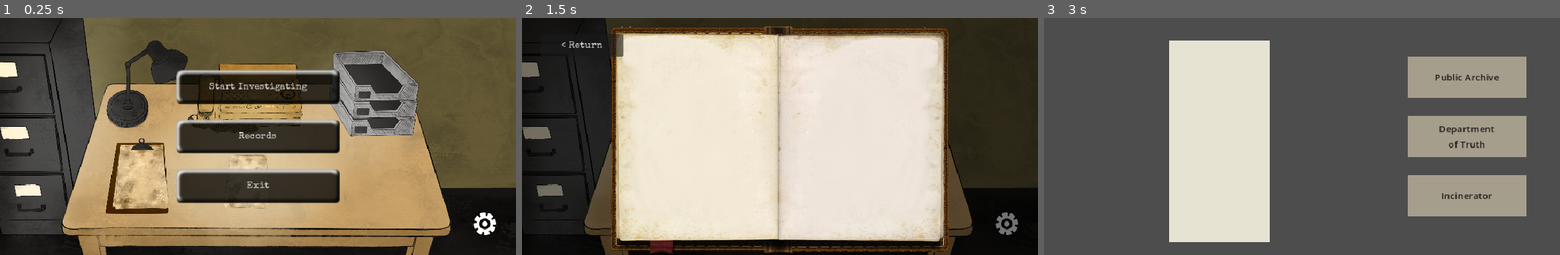
Above: before the commit, frames 1-3 (left to right).
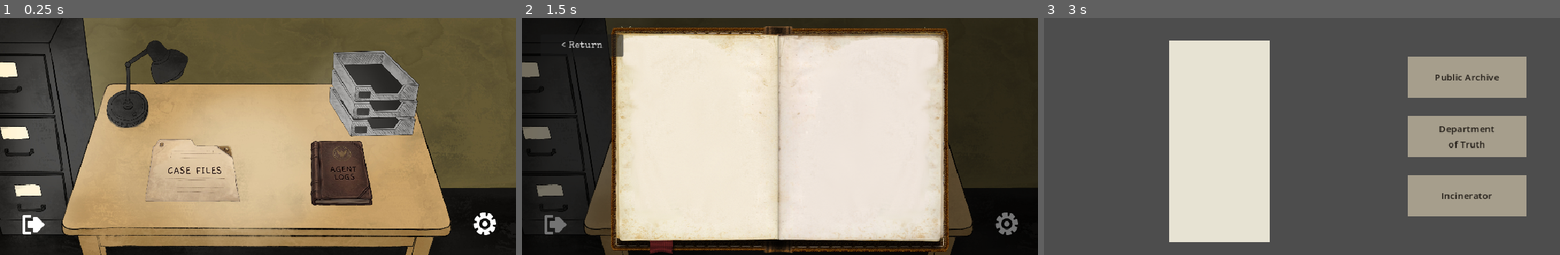
Above: after the commit, the same moments.

Repository: NathanaelWilson/archivist
Game: Godot game, scene res://Scenes/main_menu.tscn
The game is run twice, just before and just after one commit, with the same random seed, the same clock (stepped at 60 frames per second) and the same inputs. The engine's default icon, where the game draws it, is replaced by a stand-in: a white triangle on a blue panel in a dark square.
Inputs (mouse positions are in pixels of both pictures, inside the frame that each line leads up to; where the layout moved, square brackets give the same spot in the first picture):
- Up to frame 1 (0.25 s): no input
- Up to frame 2 (1.5 s): click (862, 164) [780, 136] at 0.5 s; click (1007, 224) at 1.25 s
- Up to frame 3 (3 s): click "< Return" at 2 s; click (1234, 164) [1302, 86] at 2.75 s

The runs differ from the first frame. In frame 1, 19% of the frame differs, in the area x 4-73%, y 19-92%; in frame 2, 0.2%; in frame 3, nothing differs.

Commit message:
GUI: edited main menu display to use object illustrations as buttons

Diff:
--- a/Assets/GUI/Buttons/button_atlas_normal.tres
+++ /dev/null
@@ -1,7 +0,0 @@
-[gd_resource type="AtlasTexture" load_steps=2 format=3]
-
-[ext_resource type="Texture2D" path="res://Assets/GUI/Buttons/buttons.png" id="1"]
-
-[resource]
-atlas = ExtResource("1")
-region = Rect2(0, 0, 256, 64)
--- a/Assets/GUI/Buttons/button_atlas_pressed.tres
+++ /dev/null
@@ -1,7 +0,0 @@
-[gd_resource type="AtlasTexture" load_steps=2 format=3]
-
-[ext_resource type="Texture2D" path="res://Assets/GUI/Buttons/buttons.png" id="1"]
-
-[resource]
-atlas = ExtResource("1")
-region = Rect2(0, 64, 256, 64)
--- a/Assets/GUI/Buttons/button_style_normal.tres
+++ /dev/null
@@ -1,10 +0,0 @@
-[gd_resource type="StyleBoxTexture" load_steps=2 format=3]
-
-[ext_resource type="Texture2D" path="res://Assets/GUI/Buttons/button_atlas_normal.tres" id="1"]
-
-[resource]
-texture = ExtResource("1")
-texture_margin_left = 12.0
-texture_margin_top = 12.0
-texture_margin_right = 12.0
-texture_margin_bottom = 12.0
--- a/Assets/GUI/Buttons/button_style_pressed.tres
+++ /dev/null
@@ -1,10 +0,0 @@
-[gd_resource type="StyleBoxTexture" load_steps=2 format=3]
-
-[ext_resource type="Texture2D" path="res://Assets/GUI/Buttons/button_atlas_pressed.tres" id="1"]
-
-[resource]
-texture = ExtResource("1")
-texture_margin_left = 12.0
-texture_margin_top = 12.0
-texture_margin_right = 12.0
-texture_margin_bottom = 12.0
--- a/Assets/GUI/Buttons/hover_outline_style.tres
+++ /dev/null
@@ -1,14 +0,0 @@
-[gd_resource type="StyleBoxFlat" format=3]
-
-[resource]
-bg_color = Color(0, 0, 0, 0)
-border_width_left = 3
-border_width_top = 3
-border_width_right = 3
-border_width_bottom = 3
-border_color = Color(0.960784, 0.752941, 0, 1)
-corner_radius_top_left = 14
-corner_radius_top_right = 14
-corner_radius_bottom_right = 14
-corner_radius_bottom_left = 14
-anti_aliasing = true
--- a/Scenes/main_menu.gd
+++ b/Scenes/main_menu.gd
@@ -2,9 +2,12 @@
 
 const GAME_SCENE_PATH := "res://Root/main.tscn"
 
-@onready var start_button: Button = $CenterContainer/VBoxContainer/StartButton
-@onready var exit_button: Button = $CenterContainer/VBoxContainer/ExitButton
-@onready var records_button: Button = $CenterContainer/VBoxContainer/RecordsButton
+@onready var start_button: TextureButton = $CenterContainer/MarginTop/ButtonRow/StartButton
+@onready var start_outline: InteractableOutline = $CenterContainer/MarginTop/ButtonRow/StartButton/InteractableOutline
+@onready var records_button: TextureButton = $CenterContainer/MarginTop/ButtonRow/RecordsButton
+@onready var records_outline: InteractableOutline = $CenterContainer/MarginTop/ButtonRow/RecordsButton/InteractableOutline
+@onready var exit_button: TextureButton = $ExitButton
+@onready var exit_outline: InteractableOutline = $ExitButton/InteractableOutline
 @onready var settings_button: TextureButton = $SettingsButton
 @onready var settings_outline: InteractableOutline = $SettingsButton/InteractableOutline
 
@@ -25,19 +28,18 @@
 	records_close_button.pressed.connect(_on_records_close_pressed)
 	journal_close_button.pressed.connect(_on_journal_close_pressed)
 
-	_setup_hover_outline(start_button, start_button.get_node("HoverOutline"))
-	_setup_hover_outline(exit_button, exit_button.get_node("HoverOutline"))
-	_setup_hover_outline(records_button, records_button.get_node("HoverOutline"))
-
-	# the gear's icon has a real silhouette (teeth, center hole), so it uses
-	# the alpha-based outline shader instead of a bounding-box panel
-	settings_button.mouse_entered.connect(func(): settings_outline.show_outline(true))
-	settings_button.mouse_exited.connect(func(): settings_outline.show_outline(false))
+	# all four buttons are illustrations with real silhouettes now, so they
+	# all share the same alpha-based outline shader via InteractableOutline
+	# (Start/Records use a white outline_color, Exit/Settings use the default gold)
+	_wire_outline(start_button, start_outline)
+	_wire_outline(records_button, records_outline)
+	_wire_outline(exit_button, exit_outline)
+	_wire_outline(settings_button, settings_outline)
 
 
-func _setup_hover_outline(control: Control, outline: Control) -> void:
-	control.mouse_entered.connect(func(): outline.visible = true)
-	control.mouse_exited.connect(func(): outline.visible = false)
+func _wire_outline(control: Control, outline: InteractableOutline) -> void:
+	control.mouse_entered.connect(func(): outline.show_outline(true))
+	control.mouse_exited.connect(func(): outline.show_outline(false))
 
 
 func _on_start_pressed() -> void:
--- a/Scenes/main_menu.tscn
+++ b/Scenes/main_menu.tscn
@@ -1,18 +1,18 @@
-[gd_scene format=3]
+[gd_scene format=3 uid="uid://dsdeqwfvpkl36"]
 
 [ext_resource type="Script" uid="uid://cpx3fbcj52r6k" path="res://Scenes/main_menu.gd" id="1"]
-[ext_resource type="Texture2D" path="res://Assets/Images/Background/menu-bg.png" id="2"]
 [ext_resource type="Texture2D" uid="uid://cenp6uxk5h1im" path="res://Assets/GUI/gear.png" id="3"]
-[ext_resource type="StyleBox" path="res://Assets/GUI/Buttons/button_style_normal.tres" id="4"]
-[ext_resource type="StyleBox" path="res://Assets/GUI/Buttons/button_style_pressed.tres" id="5"]
-[ext_resource type="Texture2D" path="res://Assets/GUI/Records/page_flip_01.png" id="6"]
-[ext_resource type="Texture2D" path="res://Assets/GUI/Screens/window_journal.png" id="7"]
-[ext_resource type="AudioStream" path="res://Assets/SFX/FlippingPages.ogg" id="8"]
-[ext_resource type="StyleBox" path="res://Assets/GUI/Buttons/hover_outline_style.tres" id="9"]
-[ext_resource type="Script" path="res://Scenes/interactable_outline.gd" id="11"]
+[ext_resource type="Texture2D" uid="uid://cdjr1k85r1rhl" path="res://Assets/Images/Background/menu-bg.jpg" id="3_vr1f0"]
+[ext_resource type="Texture2D" uid="uid://c0ddksrq45h0n" path="res://Assets/GUI/Records/page_flip_01.png" id="6"]
+[ext_resource type="Texture2D" uid="uid://vlfdk4m42kgf" path="res://Assets/GUI/Screens/window_journal.png" id="7"]
+[ext_resource type="AudioStream" uid="uid://boi0x8i5j85to" path="res://Assets/SFX/FlippingPages.ogg" id="8"]
+[ext_resource type="Script" uid="uid://dvc136ufgma6s" path="res://Scenes/interactable_outline.gd" id="11"]
 [ext_resource type="Theme" path="res://Assets/Fonts/main_menu_theme.tres" id="12"]
+[ext_resource type="Texture2D" uid="uid://cvsc4a3k1fdu0" path="res://Assets/GUI/Buttons/Case_Profile.png" id="13"]
+[ext_resource type="Texture2D" uid="uid://cjb8n4rpqojiv" path="res://Assets/GUI/Buttons/Record_of_Outcomes.png" id="14"]
+[ext_resource type="Texture2D" uid="uid://dn1w7ipuwfkya" path="res://Assets/GUI/exitRight.png" id="15"]
 
-[node name="MainMenu" type="Control"]
+[node name="MainMenu" type="Control" unique_id=381150012]
 layout_mode = 3
 anchors_preset = 15
 anchor_right = 1.0
@@ -22,18 +22,18 @@
 theme = ExtResource("12")
 script = ExtResource("1")
 
-[node name="Background" type="TextureRect" parent="."]
+[node name="Background" type="TextureRect" parent="." unique_id=1559364190]
 layout_mode = 1
 anchors_preset = 15
 anchor_right = 1.0
 anchor_bottom = 1.0
 grow_horizontal = 2
 grow_vertical = 2
-texture = ExtResource("2")
+texture = ExtResource("3_vr1f0")
 expand_mode = 1
 stretch_mode = 6
 
-[node name="CenterContainer" type="CenterContainer" parent="."]
+[node name="CenterContainer" type="CenterContainer" parent="." unique_id=463810770]
 layout_mode = 1
 anchors_preset = 15
 anchor_right = 1.0
@@ -41,86 +41,40 @@
 grow_horizontal = 2
 grow_vertical = 2
 
-[node name="VBoxContainer" type="VBoxContainer" parent="CenterContainer"]
+[node name="MarginTop" type="MarginContainer" parent="CenterContainer" unique_id=1101710292]
 layout_mode = 2
-theme_override_constants/separation = 24
+theme_override_constants/margin_top = 100
 
-[node name="StartButton" type="Button" parent="CenterContainer/VBoxContainer"]
+[node name="ButtonRow" type="HBoxContainer" parent="CenterContainer/MarginTop" unique_id=1891709091]
 layout_mode = 2
-custom_minimum_size = Vector2(280, 60)
+theme_override_constants/separation = 100
+alignment = 1
+
+[node name="StartButton" type="TextureButton" parent="CenterContainer/MarginTop/ButtonRow" unique_id=337355213]
+custom_minimum_size = Vector2(180, 220)
+layout_mode = 2
 focus_mode = 0
-theme_override_styles/normal = ExtResource("4")
-theme_override_styles/hover = ExtResource("4")
-theme_override_styles/pressed = ExtResource("5")
-theme_override_styles/disabled = ExtResource("4")
-text = "Start Investigating"
+texture_normal = ExtResource("13")
+ignore_texture_size = true
+stretch_mode = 5
 
-[node name="HoverOutline" type="Panel" parent="CenterContainer/VBoxContainer/StartButton"]
-visible = false
-layout_mode = 1
-anchors_preset = 15
-anchor_right = 1.0
-anchor_bottom = 1.0
-offset_left = -3.0
-offset_top = -3.0
-offset_right = 3.0
-offset_bottom = 3.0
-grow_horizontal = 2
-grow_vertical = 2
-mouse_filter = 2
-theme_override_styles/panel = ExtResource("9")
+[node name="InteractableOutline" type="Node" parent="CenterContainer/MarginTop/ButtonRow/StartButton" unique_id=582912384]
+script = ExtResource("11")
+outline_color = Color(1, 1, 1, 1)
 
-[node name="RecordsButton" type="Button" parent="CenterContainer/VBoxContainer"]
+[node name="RecordsButton" type="TextureButton" parent="CenterContainer/MarginTop/ButtonRow" unique_id=772822218]
+custom_minimum_size = Vector2(120, 220)
 layout_mode = 2
-custom_minimum_size = Vector2(280, 60)
 focus_mode = 0
-theme_override_styles/normal = ExtResource("4")
-theme_override_styles/hover = ExtResource("4")
-theme_override_styles/pressed = ExtResource("5")
-theme_override_styles/disabled = ExtResource("4")
-text = "Records"
+texture_normal = ExtResource("14")
+ignore_texture_size = true
+stretch_mode = 5
 
-[node name="HoverOutline" type="Panel" parent="CenterContainer/VBoxContainer/RecordsButton"]
-visible = false
-layout_mode = 1
-anchors_preset = 15
-anchor_right = 1.0
-anchor_bottom = 1.0
-offset_left = -3.0
-offset_top = -3.0
-offset_right = 3.0
-offset_bottom = 3.0
-grow_horizontal = 2
-grow_vertical = 2
-mouse_filter = 2
-theme_override_styles/panel = ExtResource("9")
+[node name="InteractableOutline" type="Node" parent="CenterContainer/MarginTop/ButtonRow/RecordsButton" unique_id=1809639203]
+script = ExtResource("11")
+outline_color = Color(1, 1, 1, 1)
 
-[node name="ExitButton" type="Button" parent="CenterContainer/VBoxContainer"]
-layout_mode = 2
-custom_minimum_size = Vector2(280, 60)
-focus_mode = 0
-theme_override_styles/normal = ExtResource("4")
-theme_override_styles/hover = ExtResource("4")
-theme_override_styles/pressed = ExtResource("5")
-theme_override_styles/disabled = ExtResource("4")
-text = "Exit"
-
-[node name="HoverOutline" type="Panel" parent="CenterContainer/VBoxContainer/ExitButton"]
-visible = false
-layout_mode = 1
-anchors_preset = 15
-anchor_right = 1.0
-anchor_bottom = 1.0
-offset_left = -3.0
-offset_top = -3.0
-offset_right = 3.0
-offset_bottom = 3.0
-grow_horizontal = 2
-grow_vertical = 2
-mouse_filter = 2
-theme_override_styles/panel = ExtResource("9")
-
-[node name="SettingsButton" type="TextureButton" parent="."]
+[node name="SettingsButton" type="TextureButton" parent="." unique_id=1814569802]
 layout_mode = 1
 anchors_preset = 3
 anchor_left = 1.0
@@ -138,10 +92,28 @@
 ignore_texture_size = true
 stretch_mode = 5
 
-[node name="InteractableOutline" type="Node" parent="SettingsButton"]
+[node name="InteractableOutline" type="Node" parent="SettingsButton" unique_id=2010729289]
 script = ExtResource("11")
 
-[node name="RecordsScreen" type="Control" parent="."]
+[node name="ExitButton" type="TextureButton" parent="." unique_id=941245027]
+layout_mode = 1
+anchors_preset = 2
+anchor_top = 1.0
+anchor_bottom = 1.0
+offset_left = 24.0
+offset_top = -84.0
+offset_right = 84.0
+offset_bottom = -24.0
+grow_vertical = 0
+focus_mode = 0
+texture_normal = ExtResource("15")
+ignore_texture_size = true
+stretch_mode = 5
+
+[node name="InteractableOutline" type="Node" parent="ExitButton" unique_id=1704888942]
+script = ExtResource("11")
+
+[node name="RecordsScreen" type="Control" parent="." unique_id=364434657]
 visible = false
 layout_mode = 1
 anchors_preset = 15
@@ -150,7 +122,7 @@
 grow_horizontal = 2
 grow_vertical = 2
 
-[node name="Dim" type="ColorRect" parent="RecordsScreen"]
+[node name="Dim" type="ColorRect" parent="RecordsScreen" unique_id=1213778026]
 layout_mode = 1
 anchors_preset = 15
 anchor_right = 1.0
@@ -159,7 +131,7 @@
 grow_vertical = 2
 color = Color(0, 0, 0, 0.55)
 
-[node name="PageArt" type="TextureRect" parent="RecordsScreen"]
+[node name="PageArt" type="TextureRect" parent="RecordsScreen" unique_id=1491991929]
 layout_mode = 1
 anchors_preset = 15
 anchor_right = 1.0
@@ -170,7 +142,7 @@
 expand_mode = 1
 stretch_mode = 5
 
-[node name="CloseButton" type="Button" parent="RecordsScreen"]
+[node name="CloseButton" type="Button" parent="RecordsScreen" unique_id=1039537557]
 layout_mode = 1
 offset_left = 32.0
 offset_top = 28.0
@@ -179,10 +151,10 @@
 focus_mode = 0
 text = "< Return"
 
-[node name="PageFlipSFX" type="AudioStreamPlayer" parent="RecordsScreen"]
+[node name="PageFlipSFX" type="AudioStreamPlayer" parent="RecordsScreen" unique_id=1226930290]
 stream = ExtResource("8")
 
-[node name="JournalScreen" type="Control" parent="."]
+[node name="JournalScreen" type="Control" parent="." unique_id=666390594]
 visible = false
 layout_mode = 1
 anchors_preset = 15
@@ -191,7 +163,7 @@
 grow_horizontal = 2
 grow_vertical = 2
 
-[node name="Dim" type="ColorRect" parent="JournalScreen"]
+[node name="Dim" type="ColorRect" parent="JournalScreen" unique_id=317260169]
 layout_mode = 1
 anchors_preset = 15
 anchor_right = 1.0
@@ -200,7 +172,7 @@
 grow_vertical = 2
 color = Color(0, 0, 0, 0.55)
 
-[node name="WindowArt" type="TextureRect" parent="JournalScreen"]
+[node name="WindowArt" type="TextureRect" parent="JournalScreen" unique_id=474345071]
 layout_mode = 1
 anchors_preset = 15
 anchor_right = 1.0
@@ -211,7 +183,7 @@
 expand_mode = 1
 stretch_mode = 5
 
-[node name="CloseButton" type="Button" parent="JournalScreen"]
+[node name="CloseButton" type="Button" parent="JournalScreen" unique_id=1673655109]
 layout_mode = 1
 offset_left = 32.0
 offset_top = 28.0
Binary file added: Assets/GUI/Buttons/Case_Profile.png
Not shown, added: Assets/GUI/Buttons/Case_Profile.png.import
Binary file added: Assets/GUI/Buttons/Record_of_Outcomes.png
Not shown, changed: Assets/GUI/Buttons/Record_of_Outcomes.png.import
Binary file removed: Assets/GUI/Buttons/buttons.png
Binary file removed: Assets/GUI/Buttons/buttons_original_backup.png
Binary file added: Assets/GUI/exitRight.png
Not shown, added: Assets/GUI/exitRight.png.import
Binary file added: Assets/Images/Background/menu-bg.jpg
Not shown, changed: Assets/Images/Background/menu-bg.jpg.import
